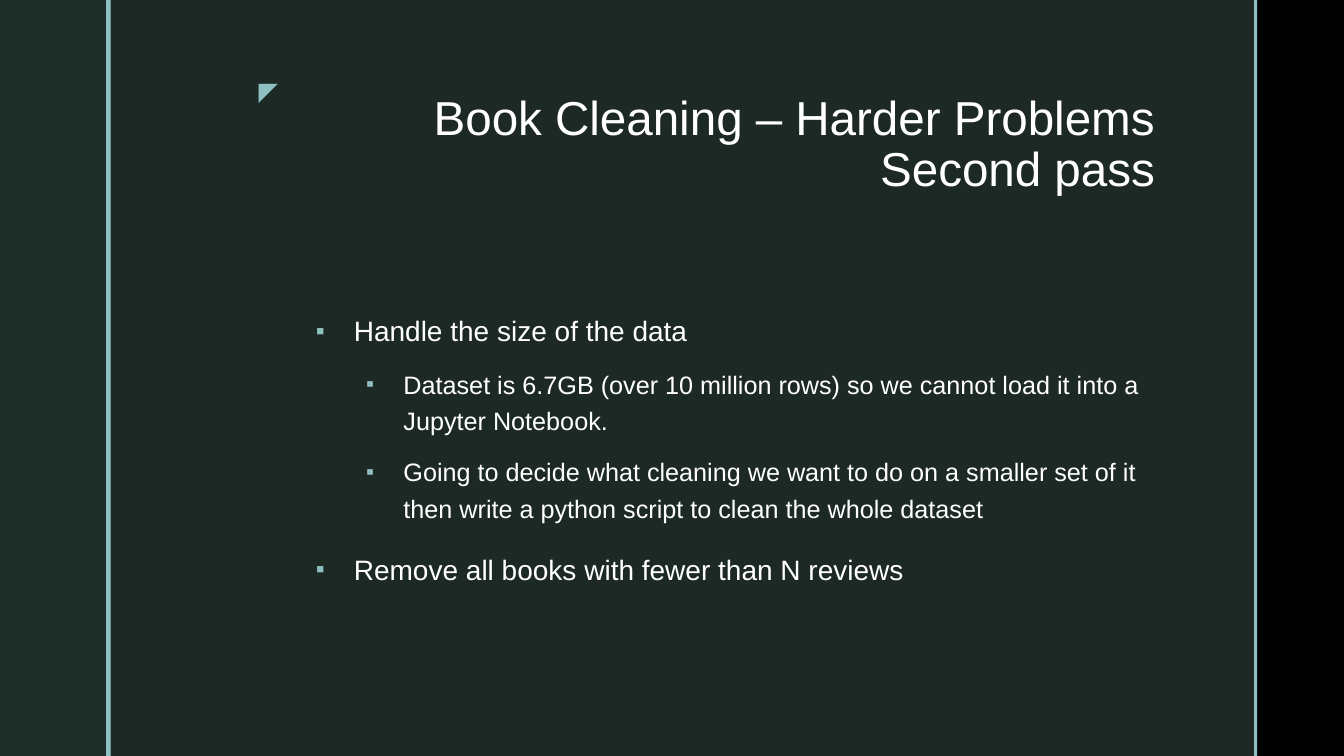
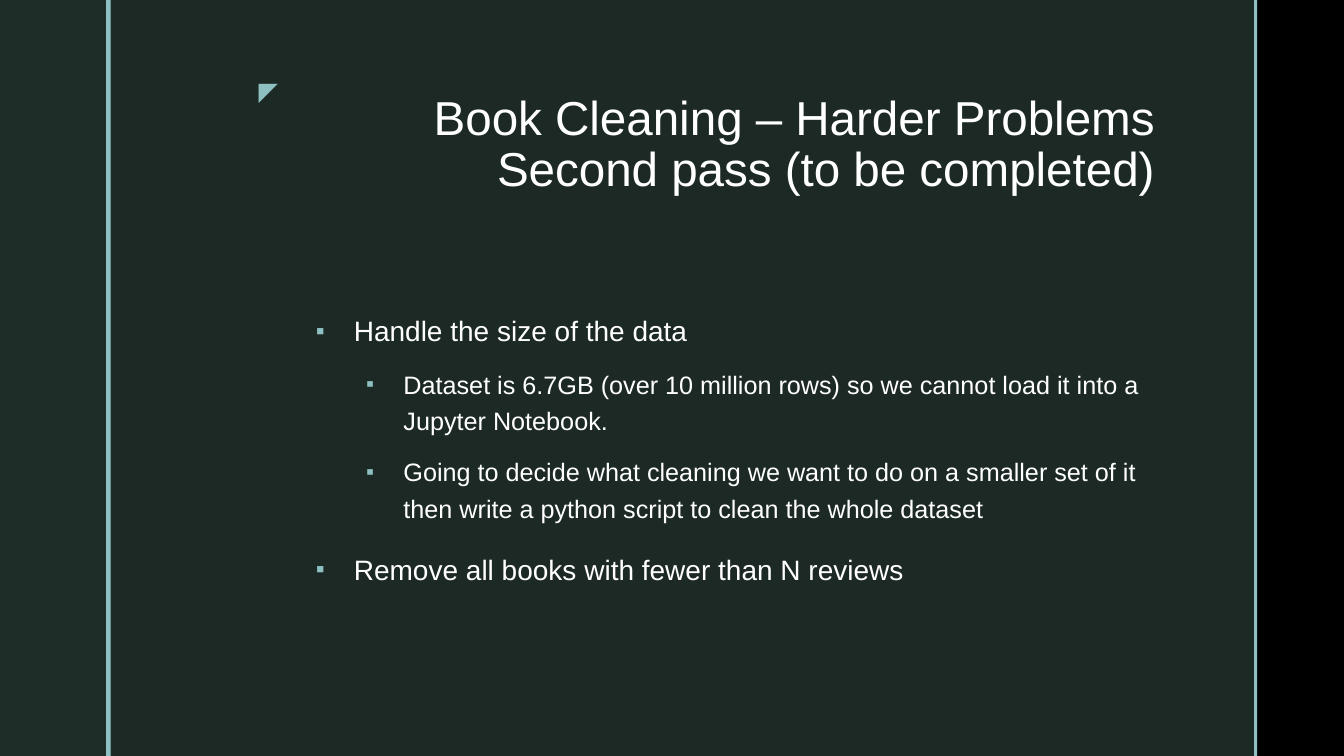
Before and after one commit to TKarlovitzDrexel/DSCI591_ACRSent, a slide deck: slide 4 of PitchPresentationACRSent.pptx (slide 3 before the commit). Drawn at 1344x756 pixels with LibreOffice and Linux fonts; fonts in the diff are those of the drawing; background and template pictures are left out. Boxes give left, top, right and bottom in pixels: in the first picture for what was removed or moved away, otherwise in the second. Text is boxed around its words. In the diff, an @@ line names an element or a change of style, - is before the commit and + after.

Commit message:
Updates to book data for pitch presentation
Started the background information

```diff
--- a/PitchPresentationACRSent.pptx
+++ b/PitchPresentationACRSent.pptx
@@ title at (434,100,1155,196): text changed @@
-Book Cleaning – Harder Problems
-Second pass
+Book Cleaning – Harder Problems
+Second pass (to be completed)
```
Also in this commit, not shown: 3 other slides changed, 2 slides added.
